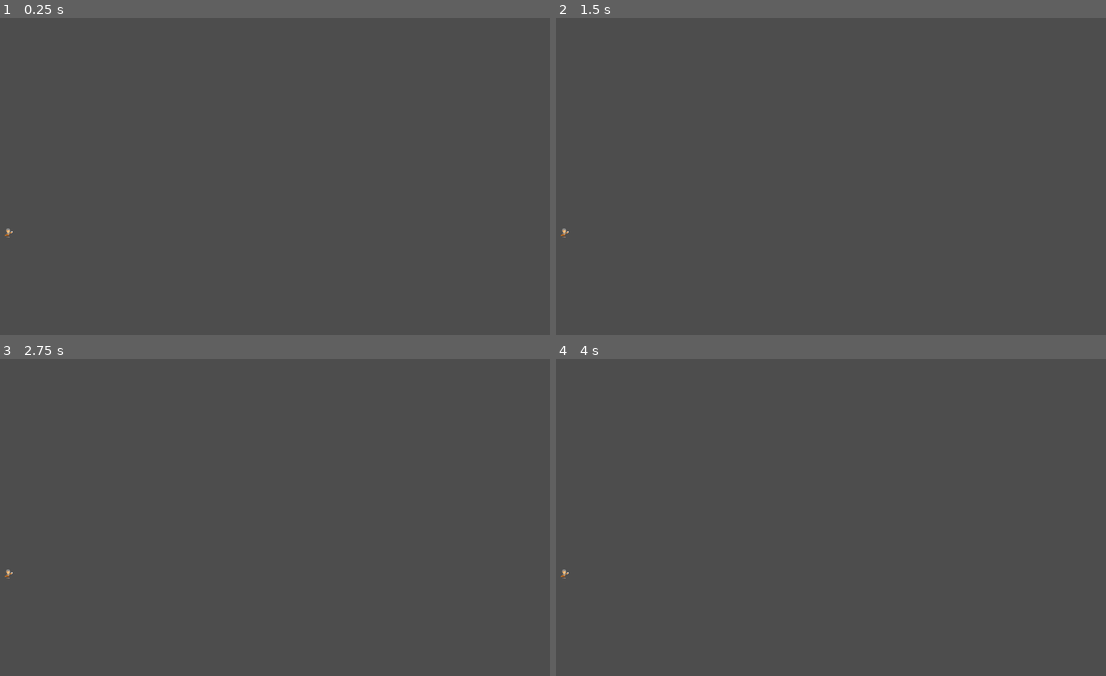
Above: before the commit, frames 1-4 (two rows, left to right).
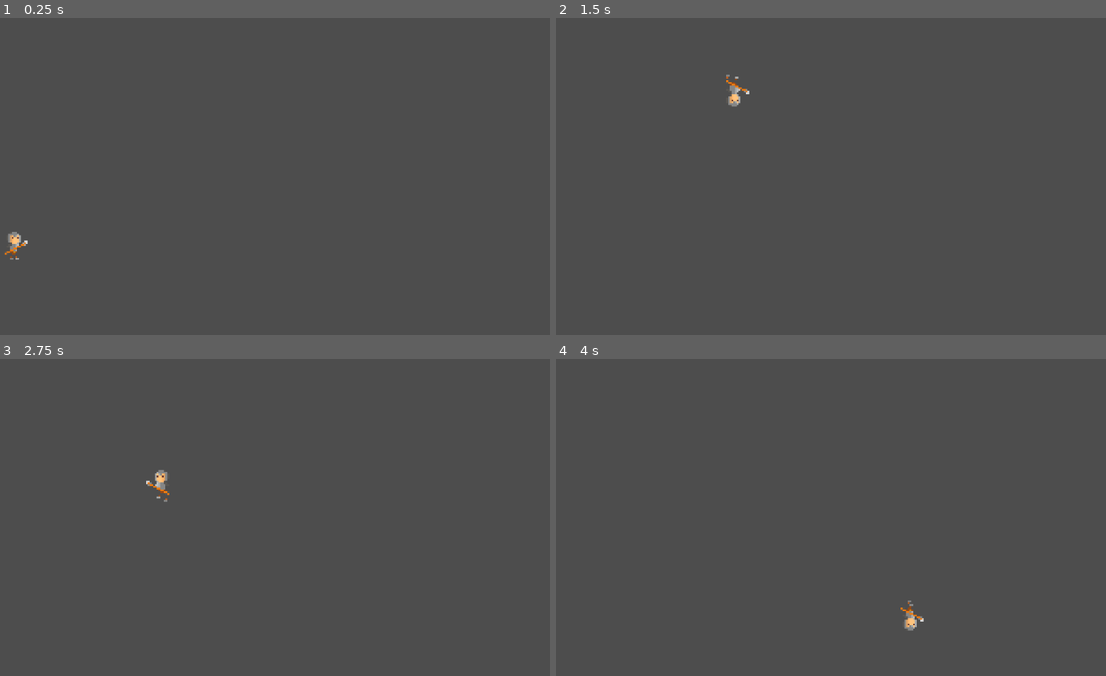
Above: after the commit, the same moments.

Repository: KindaBoringHere/puzzle-platformer
Game: Godot game, scene res://scenes/level_1.tscn
Same seed, same stepped clock (60 frames per second), same inputs: the game is played once before the commit and once after it. This scene is started directly instead of the project's main scene.
Inputs:
- Up to frame 1 (0.25 s): no input
- Up to frame 2 (1.5 s): hold Right (ui_right) from 0.53 s (still down); tap H (gravity) at 0.6, 1.35 s
- Up to frame 3 (2.75 s): release Right (ui_right) at 2.03 s; hold Left (ui_left) from 2.03 s (still down); tap H (gravity) at 2.1 s
- Up to frame 4 (4 s): release Left (ui_left) at 2.78 s; hold Right (ui_right) from 2.78 s (still down); tap H (gravity) at 2.85, 3.6 s

The runs differ from the first frame. In frame 1, 0.2% of the frame differs, in the area x 0-6%, y 66-77%; in frame 2, 0.2%, in the area x 0-36%, y 17-70%; in frame 3, 0.2%; in frame 4, 0.2%.

Commit message:
hjgvkhjy

Diff:
--- a/scenes/player.tscn
+++ b/scenes/player.tscn
@@ -1,7 +1,7 @@
 [gd_scene load_steps=69 format=3 uid="uid://dd6nrqeyy5pvo"]
 
 [ext_resource type="Texture2D" uid="uid://2m1snjbiyq1b" path="res://sprites/Spearman/Attack/Spearman_attack1.png" id="1_4f3l5"]
-[ext_resource type="Script" path="res://scenes/player.gd" id="1_31d0t"]
+[ext_resource type="Script" path="res://scripts/player.gd" id="1_31d0t"]
 [ext_resource type="Texture2D" uid="uid://b3qq2ilejjnqu" path="res://sprites/Spearman/Attack/Spearman_attack2.png" id="2_ynlm1"]
 [ext_resource type="Texture2D" uid="uid://64pw36pew7ak" path="res://sprites/Spearman/Attack/Spearman_attack3.png" id="3_kjmpf"]
 [ext_resource type="Texture2D" uid="uid://bgaicx0ksgegk" path="res://sprites/Spearman/Attack/Spearman_attack4.png" id="4_37vsb"]
@@ -294,21 +294,23 @@
 }]
 
 [sub_resource type="RectangleShape2D" id="RectangleShape2D_48swi"]
-size = Vector2(1.7433, 10.1534)
+size = Vector2(1.7433, 10.452)
 
 [node name="player" type="CharacterBody2D"]
+scale = Vector2(3, 3)
 safe_margin = 1.0
 script = ExtResource("1_31d0t")
 
 [node name="sprite" type="AnimatedSprite2D" parent="."]
-position = Vector2(1, -8)
+position = Vector2(3, -6)
 sprite_frames = SubResource("SpriteFrames_4x6r6")
-animation = &"death"
+animation = &"idle"
+frame_progress = 0.840408
 speed_scale = 3.0
 offset = Vector2(3, 0)
 
 [node name="hitbox" type="CollisionShape2D" parent="."]
-position = Vector2(5.375, -6.49999)
+position = Vector2(5, -5.75001)
 rotation = -3.14159
 scale = Vector2(5.01922, -1.67432)
 shape = SubResource("RectangleShape2D_48swi")
--- a/scenes/test.tscn
+++ b/scenes/test.tscn
@@ -1,14 +1,10 @@
-[gd_scene load_steps=9 format=4 uid="uid://bnirofmd846dt"]
+[gd_scene load_steps=6 format=4 uid="uid://bnirofmd846dt"]
 
-[ext_resource type="Texture2D" path="res://my pixel art/enviorment_tileset.png" id="1_53btm"]
 [ext_resource type="PackedScene" uid="uid://dd6nrqeyy5pvo" path="res://scenes/player.tscn" id="2_2amrs"]
 [ext_resource type="PackedScene" uid="uid://xlbk8p0d8jei" path="res://scenes/death_barrier.tscn" id="3_hdqs3"]
-[ext_resource type="Script" path="res://scenes/death_barrier.gd" id="4_6ljs3"]
 [ext_resource type="PackedScene" uid="uid://ioqn1r1y0yjl" path="res://scenes/portal.tscn" id="4_mpyo6"]
-[ext_resource type="Script" path="res://scenes/portal.gd" id="6_nvj7o"]
 
 [sub_resource type="TileSetAtlasSource" id="TileSetAtlasSource_d2oje"]
-texture = ExtResource("1_53btm")
 0:0/0 = 0
 0:0/0/physics_layer_0/polygon_0/points = PackedVector2Array(-8, -8, 8, -8, 8, 8, -8, 8)
 1:0/0 = 0
@@ -41,29 +37,24 @@
 
 [node name="player" parent="." instance=ExtResource("2_2amrs")]
 position = Vector2(111, 135)
-scale = Vector2(3, 3)
 
 [node name="barriers" type="Node2D" parent="."]
 
 [node name="death_barrier" parent="barriers" instance=ExtResource("3_hdqs3")]
 position = Vector2(-318, 621)
 scale = Vector2(2, 1)
-script = ExtResource("4_6ljs3")
 
 [node name="death_barrier3" parent="barriers" instance=ExtResource("3_hdqs3")]
 position = Vector2(63, -673)
 rotation = 1.5708
 scale = Vector2(4, 1)
-script = ExtResource("4_6ljs3")
 
 [node name="death_barrier2" parent="barriers" instance=ExtResource("3_hdqs3")]
 position = Vector2(48, 40)
-script = ExtResource("4_6ljs3")
 
 [node name="portal" parent="." instance=ExtResource("4_mpyo6")]
 position = Vector2(905, 385)
 scale = Vector2(4.8, 4.8)
-script = ExtResource("6_nvj7o")
 
 [connection signal="death" from="barriers/death_barrier" to="player" method="_on_death_barrier_death"]
 [connection signal="death" from="barriers/death_barrier3" to="player" method="_on_death_barrier_3_death"]
Not shown: 1 places in scenes/main_menu.tscn that only renumber resources
